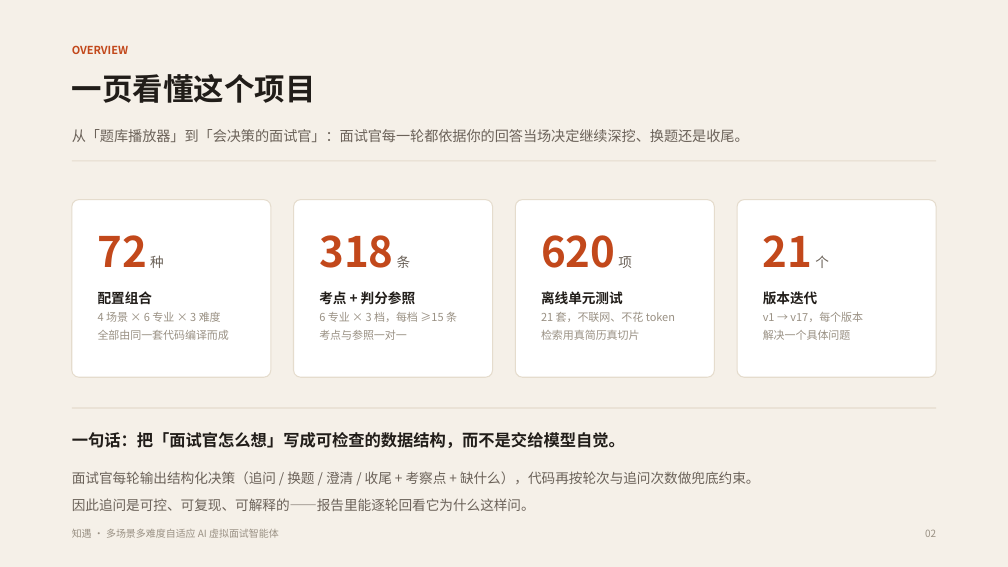
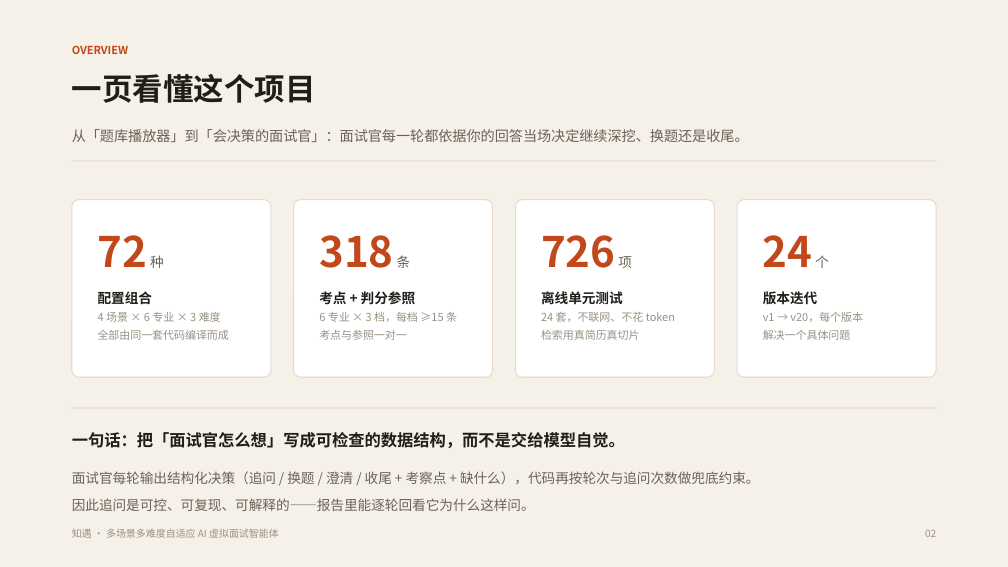
Before and after one commit to shuangxingxi/zhiyu-interview, a slide deck: slide 2 of 知遇-AI虚拟面试官-答辩.pptx. Drawn at 1008x567 pixels with LibreOffice and Linux fonts; fonts in the diff are those of the drawing. Boxes give left, top, right and bottom in pixels: in the first picture for what was removed or moved away, otherwise in the second. Text is boxed around its words. In the diff, an @@ line names an element or a change of style, - is before the commit and + after.

```diff
--- a/知遇-AI虚拟面试官-答辩.pptx
+++ b/知遇-AI虚拟面试官-答辩.pptx
@@ text at <box>541,235,632,268</box>: text changed @@
-620 项
+726 项
@@ text at <box>763,235,829,268</box>: text changed @@
-21 个
+24 个
@@ text at <box>541,312,675,322</box>: text changed @@
-21 套，不联网、不花 token
+24 套，不联网、不花 token
@@ text at <box>763,312,863,322</box>: text changed @@
-v1 → v17，每个版本
+v1 → v20，每个版本
```
Also in this commit, not shown: 5 other slides changed, 1 slide added, 1 other file.
